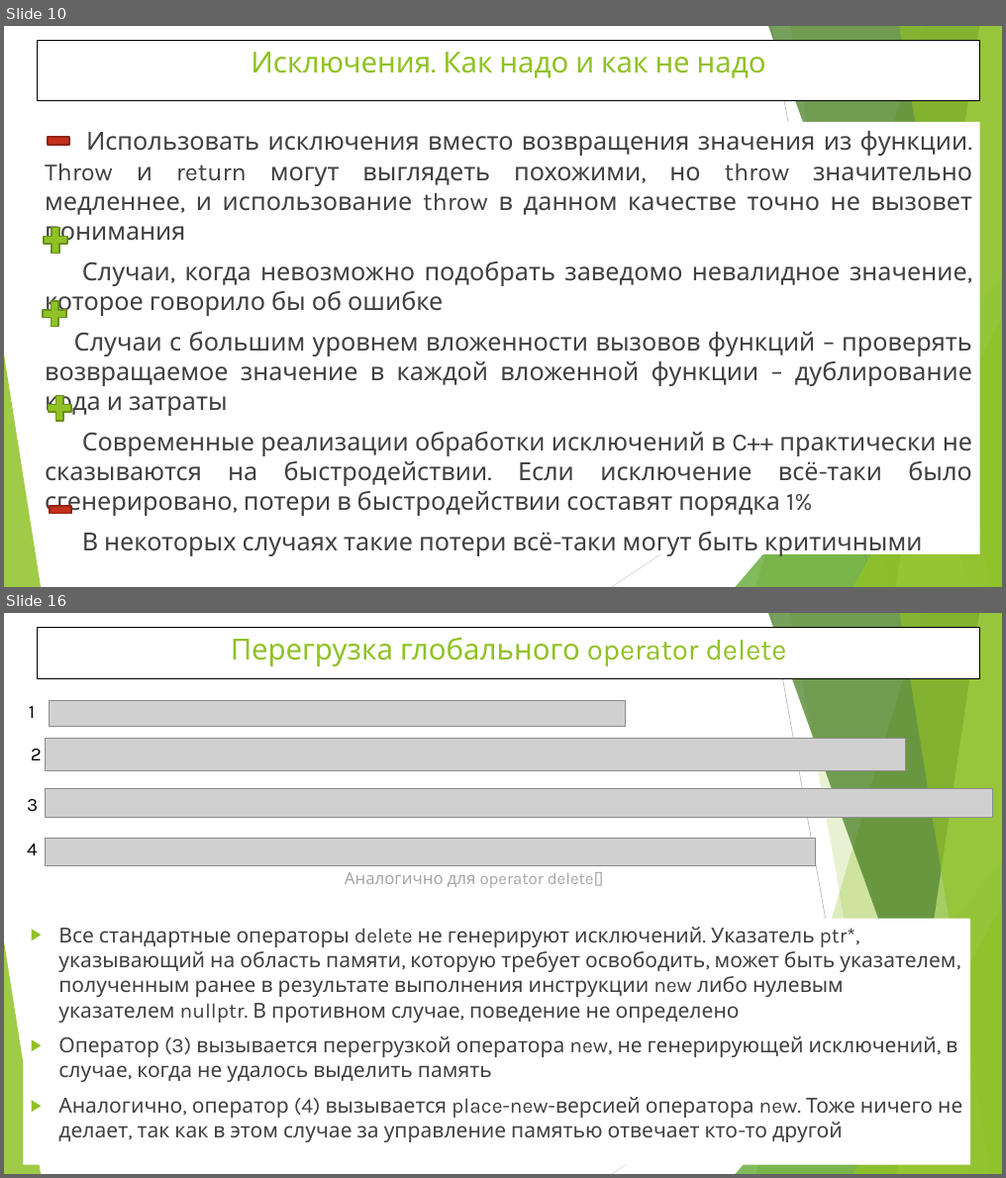
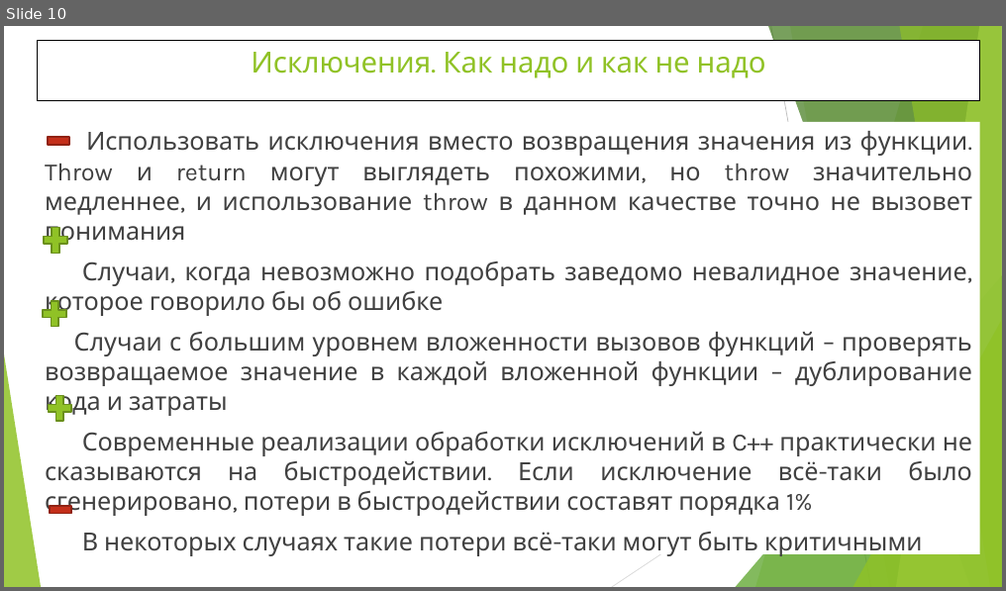
Before and after one commit to WhiteCatStudies/lectures, a slide deck: pt1/lectures/lecture5/lecture5.pptx. Shown one above the other, each under a label of ours: slides 10 and 16 before the commit, slide 10 after it; the slides between them are not shown. The pictures are 1006x1178 and 1006x591 pixels, drawn with LibreOffice and Linux fonts; fonts in the diff are those of the drawing; grey boxes stand for pictures. Boxes give left, top, right and bottom in pixels: in the first picture for what was removed or moved away, otherwise in the second. Text is boxed around its words. In the diff, an @@ line names an element or a change of style, - is before the commit and + after.

Commit message:
Lecture 6: new and delete overloading

```diff
--- a/pt1/lectures/lecture5/lecture5.pptx
+++ b/pt1/lectures/lecture5/lecture5.pptx
@@ slide 16 removed at [4, 613, 1002, 1174], background #FFFFFF; not listed: 10 template elements that a slide beside it also shows @@
@@ title removed at [37, 627, 980, 679] @@
-Перегрузка глобального operator delete
@@ picture removed at [49, 700, 626, 726] @@
@@ text removed at [29, 706, 35, 718] @@
-1
@@ text removed at [31, 749, 42, 761] @@
-2
@@ picture removed at [45, 739, 905, 771] @@
@@ picture removed at [45, 789, 993, 817] @@
@@ text removed at [27, 799, 38, 812] @@
-3
@@ text removed at [27, 844, 38, 856] @@
-4
@@ picture removed at [45, 838, 816, 865] @@
@@ text removed at [345, 872, 604, 888] @@
-Аналогично для operator delete[]
@@ text removed at [24, 919, 970, 1165] @@
-▶ Все стандартные операторы delete не генерируют исключений. Указатель ptr*, указывающий на область памяти, которую требует освободить, может быть указателем, полученным ранее в результате выполнения инструкции new либо нулевым указателем nullptr. В противном случае, поведение не определено
-▶ Оператор (3) вызывается перегрузкой оператора new, не генерирующей исключений, в случае, когда не удалось выделить память
-▶ Аналогично, оператор (4) вызывается place-new-версией оператора new. Тоже ничего не делает, так как в этом случае за управление памятью отвечает кто-то другой
```
Also in this commit, not shown: 1 slide changed, 5 other slides removed, 35 other files.
